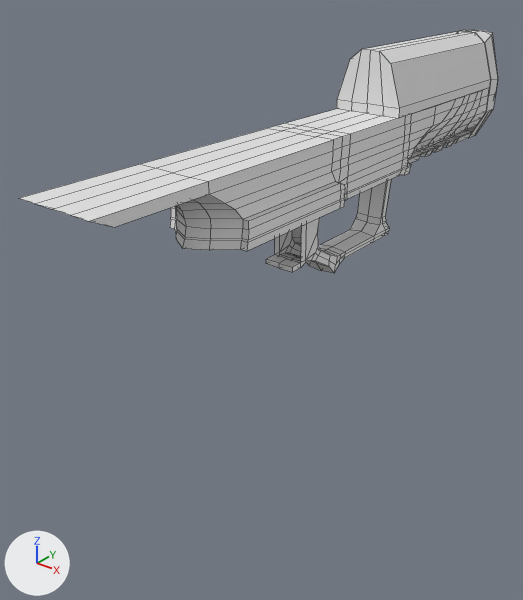
The Blender file DragonHandgun.blend, before and after one commit.
Both versions are drawn from a 50 mm lens placed at (2.7, -4.09, 2.19), pointed at (-0.28, -0.37, -0.12). The axes (+X, +Y, +Z) are drawn at lower left. The lights are the same throughout. Mesh edges are drawn as thin lines.

The first picture shows 'Frame', 'Muzzle', 'SlideWeight'.
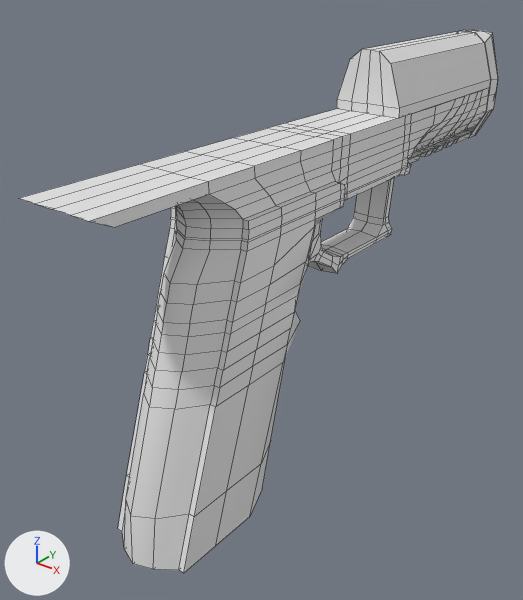
The edits, one by one:
me_cube_002 is used by ob_frame; location (0.0, 2.063, 1.126).
me_cube_002 had 350 vertices, 299 faces and spanned x 0.0..0.3, y -4.3..-0.01, z -1.06..0.0.
me_cube_002 now has 467 vertices, 406 faces and spans x 0.0..0.3, y -4.3..-0.01, z -2.36..0.0.
Part 1, on me_cube_002:
16 vertices are removed from x 0.0..0.3, y -2.59..-2.29, z -0.86..-0.44.
32 faces are deleted.
27 vertices in x 0.1..0.11, y -2.32..-1.29, z -1.04..-0.44 move by (0.03, 0.0, 0.0).
19 vertices in x 0.11, y -2.44..-1.3, z -0.97..-0.42 move by (0.02, 0.0, 0.0).
2 vertices move from x 0.12..0.26, y -2.29, z -0.44 to x 0.11..0.25, y -2.29, z -0.44.
83 vertices are added at x 0.0..0.3, y -4.05..-2.29, z -2.36..0.0.
6 new vertices lie (0.0, 0.3, 0.0) away from vertices in x 0.26..0.3, y -3.28..-3.27, z -0.44..-0.27.
6 new vertices lie (0.0, 0.35, 0.0) away from vertices in x 0.26..0.3, y -2.98..-2.97, z -0.44..-0.27.
18 new vertices lie (0.04, 0.0, 0.0) away from vertices in x 0.11..0.26, y -3.91..-2.29, z -2.36..-0.44.
5 new vertices lie (-0.13, -0.17, 0.0) away from vertices in x 0.26, y -3.57..-3.38, z -1.32..-0.72.
5 new vertices lie (-0.13, -0.08, 0.0) away from vertices in x 0.13, y -3.74..-3.55, z -1.32..-0.72.
5 new vertices lie (0.0, 0.3, 0.0) away from vertices in x 0.3, y -3.57..-3.41, z -1.32..-0.83.
5 new vertices lie (0.0, 0.35, 0.0) away from vertices in x 0.3, y -3.24..-3.11, z -1.21..-0.83.
139 new faces join them.

Where the change shows, as pixel boxes (x1, y1, x2, y2) in the pictures (523 x 600 px):
'Frame', reshaped (161% taller): before (19, 88, 489, 273); after (19, 88, 489, 573)
part 1 of me_cube_002, built on: before (184, 129, 391, 273); after (118, 129, 394, 573)
